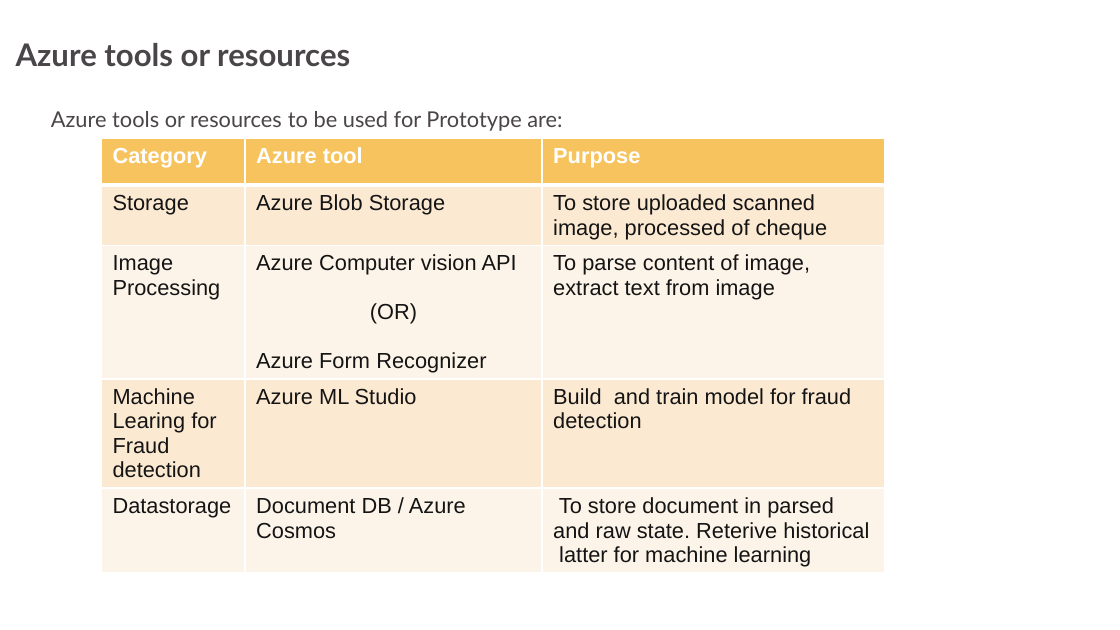
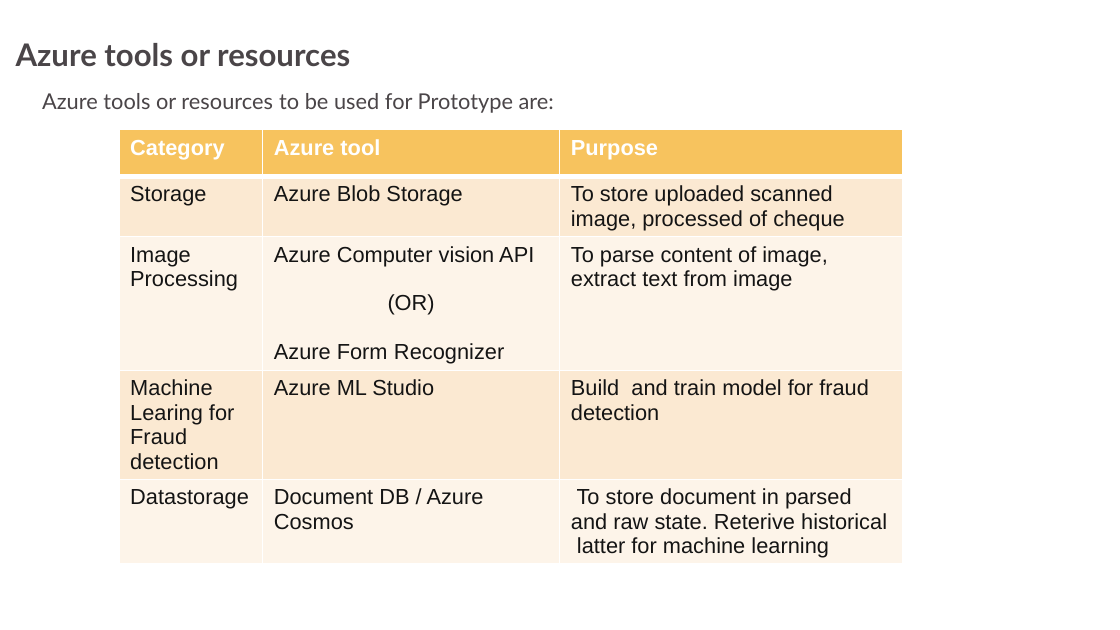
Before and after one commit to siva-tcs/TG-Auto-check, a slide deck: slide 5 of bob_automatedcheck_3GuysFromEdinburgh.pptx. Drawn at 1120x630 pixels with LibreOffice and Linux fonts; fonts in the diff are those of the drawing; background and template pictures are left out. Boxes give left, top, right and bottom in pixels: in the first picture for what was removed or moved away, otherwise in the second. Text is boxed around its words. In the diff, an @@ line names an element or a change of style, - is before the commit and + after.

```diff
--- a/bob_automatedcheck_3GuysFromEdinburgh.pptx
+++ b/bob_automatedcheck_3GuysFromEdinburgh.pptx
@@ title "Azure tools or resources to ...": place and size @@
-title "Azure tools or resources to ..." at <box>51,111,562,131</box>
+title "Azure tools or resources to ..." at <box>42,93,554,113</box>
@@ table: place and size @@
-table at <box>101,139,884,571</box>
+table at <box>119,130,902,562</box>
```
Also in this commit, not shown: 3 other slides changed.
